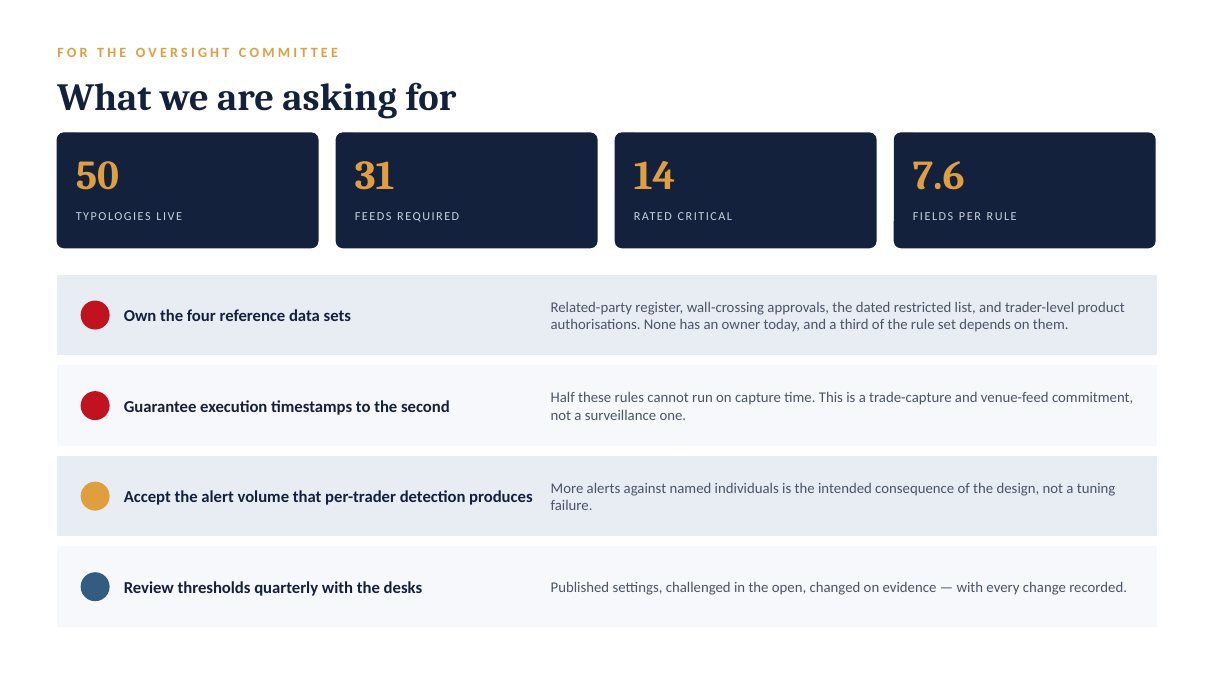
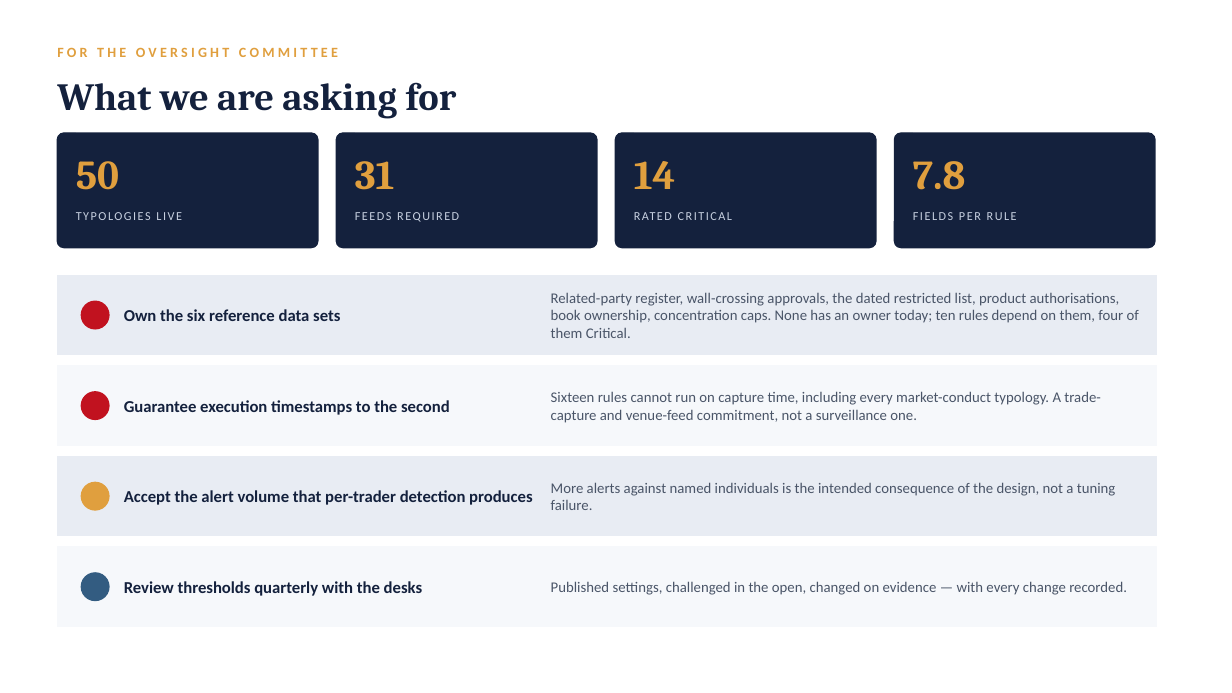
Before and after one commit to Runelord1999/DBS, a slide deck: slide 18 of Trade-Surveillance-50-Rules.pptx. Drawn at 1232x693 pixels with LibreOffice and Linux fonts; fonts in the diff are those of the drawing. Boxes give left, top, right and bottom in pixels: in the first picture for what was removed or moved away, otherwise in the second. Text is boxed around its words. In the diff, an @@ line names an element or a change of style, - is before the commit and + after.

```diff
--- a/Trade-Surveillance-50-Rules.pptx
+++ b/Trade-Surveillance-50-Rules.pptx
@@ text at (x1=913, y1=161, x2=966, y2=190): text changed @@
-7.6
+7.8
@@ text at (x1=551, y1=292, x2=1139, y2=338): text changed @@
-Related-party register, wall-crossing approvals, the dated restricted list, and trader-level product authorisations. None has an owner today, and a third of the rule set depends on them.
+Related-party register, wall-crossing approvals, the dated restricted list, product authorisations, book ownership, concentration caps. None has an owner today; ten rules depend on them, four of them Critical.
@@ text at (x1=124, y1=309, x2=340, y2=321): text changed @@
-Own the four reference data sets
+Own the six reference data sets
@@ text at (x1=551, y1=391, x2=1101, y2=423): text changed @@
-Half these rules cannot run on capture time. This is a trade-capture and venue-feed commitment, not a surveillance one.
+Sixteen rules cannot run on capture time, including every market-conduct typology. A trade-capture and venue-feed commitment, not a surveillance one.
```
Also in this commit, not shown: 6 other slides changed, 2 other files.
